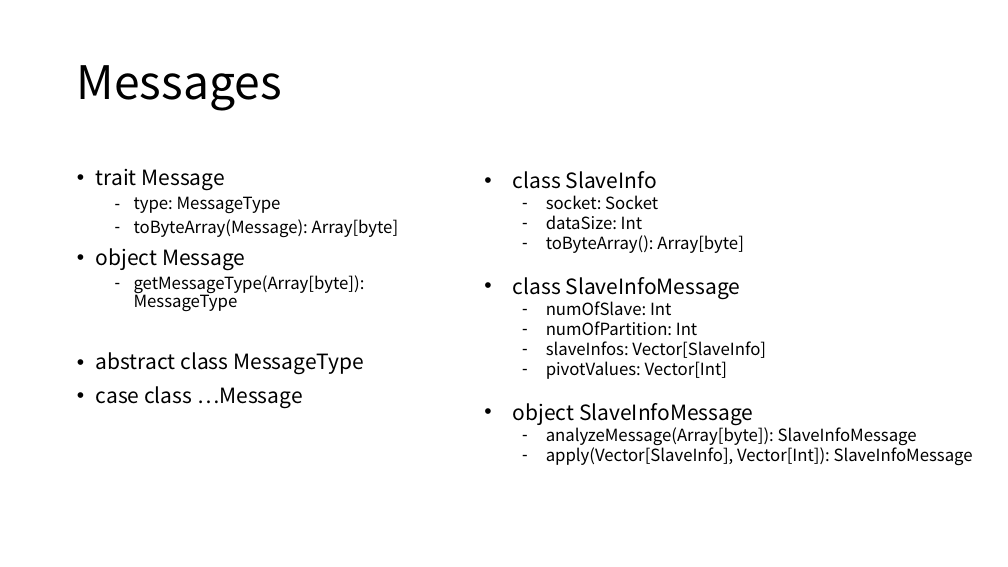
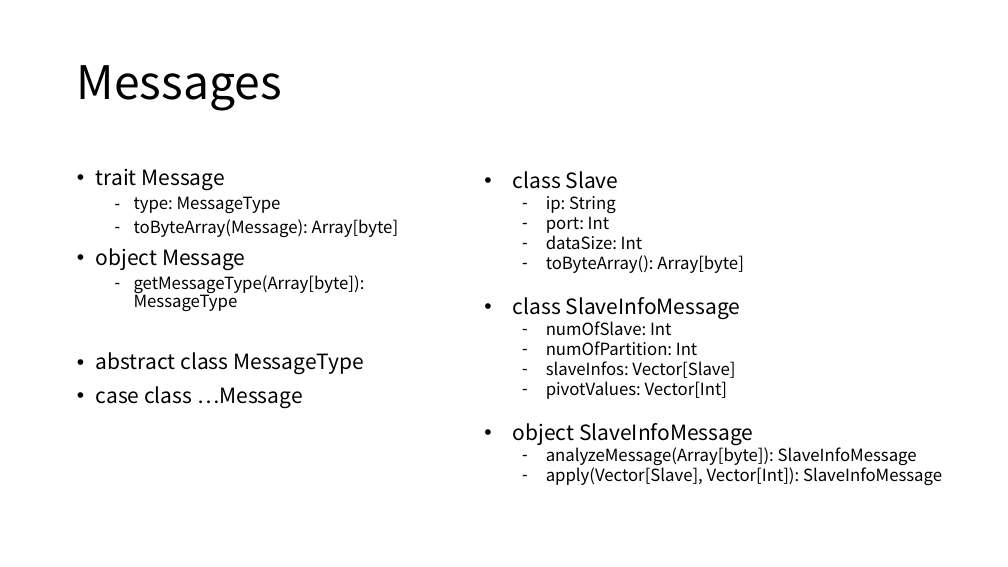
Before and after one commit to Eyebrowmoon/CS490, a slide deck: slide 23 of project.pptx (slide 12 before the commit). Drawn at 1008x567 pixels with LibreOffice and Linux fonts; fonts in the diff are those of the drawing. Boxes give left, top, right and bottom in pixels: in the first picture for what was removed or moved away, otherwise in the second. Text is boxed around its words. In the diff, an @@ line names an element or a change of style, - is before the commit and + after.

```diff
--- a/project.pptx
+++ b/project.pptx
@@ text at <box>513,171,619,233</box>: text changed; size 20 to 16 pt @@
-• class SlaveInfo
-  – socket: Socket
+• class Slave
+  – ip: String
+  – port: Int
@@ text at <box>546,361,735,378</box>: text changed @@
-  – slaveInfos: Vector[SlaveInfo]
+  – slaveInfos: Vector[Slave]
@@ text at <box>546,464,942,485</box>: text changed @@
-  – apply(Vector[SlaveInfo], Vector[Int]): SlaveInfoMessage
+  – apply(Vector[Slave], Vector[Int]): SlaveInfoMessage
```
Also in this commit, not shown: 5 other slides changed, 11 slides added.
